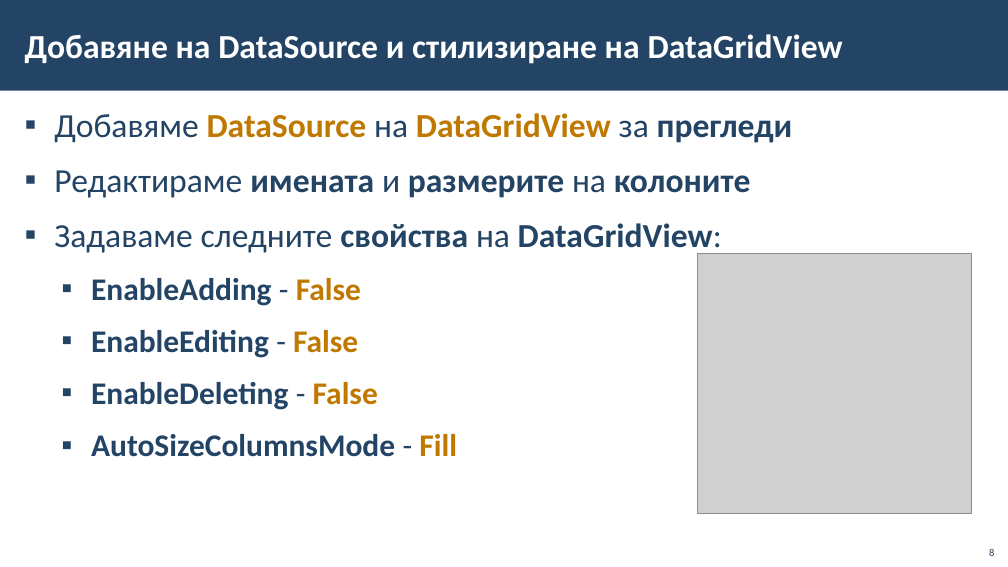
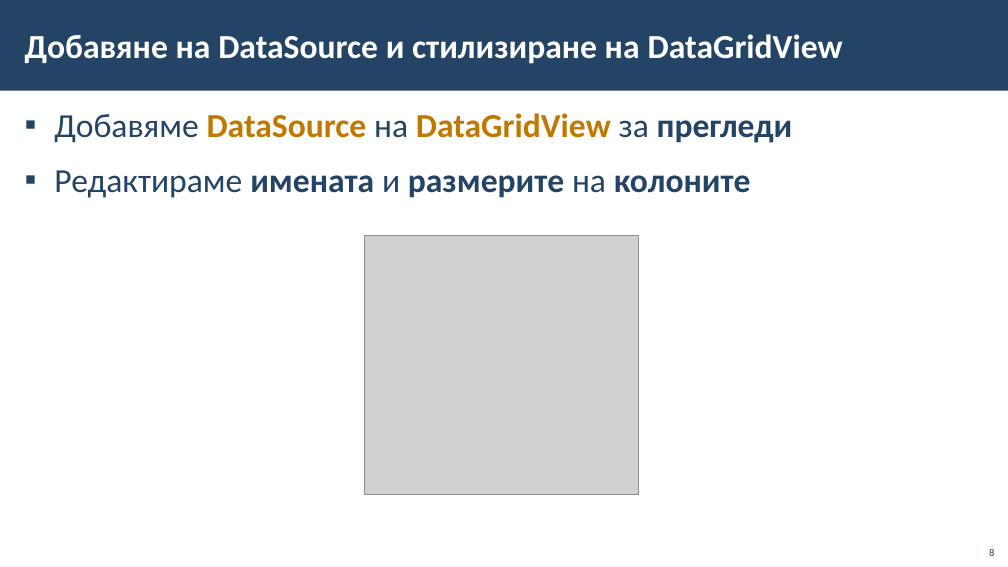
Before and after one commit to BG-IT-Edu/School-Programming, a slide deck: slide 8 of Courses/Software-Sciences/Module-4-Information-Systems/12-Implementation-of-Information-System/12.3-Implementation-of-Information-System.pptx. Drawn at 1008x567 pixels with LibreOffice and Linux fonts; fonts in the diff are those of the drawing; grey boxes stand for pictures; background and template pictures are left out. Boxes give left, top, right and bottom in pixels: in the first picture for what was removed or moved away, otherwise in the second. Text is boxed around its words. In the diff, an @@ line names an element or a change of style, - is before the commit and + after.

```diff
--- a/Courses/Software-Sciences/Module-4-Information-Systems/12-Implementation-of-Information-System/12.3-Implementation-of-Information-System.pptx
+++ b/Courses/Software-Sciences/Module-4-Information-Systems/12-Implementation-of-Information-System/12.3-Implementation-of-Information-System.pptx
@@ text at (54, 223, 722, 457): paragraphs removed @@
-▪ Задаваме следните свойства на DataGridView:
-  ▪ EnableAdding - False
-  ▪ EnableEditing - False
-  ▪ EnableDeleting - False
-  ▪ AutoSizeColumnsMode - Fill
@@ picture: place and size @@
-picture at (697, 254, 972, 514)
+picture at (364, 235, 639, 495)
```
